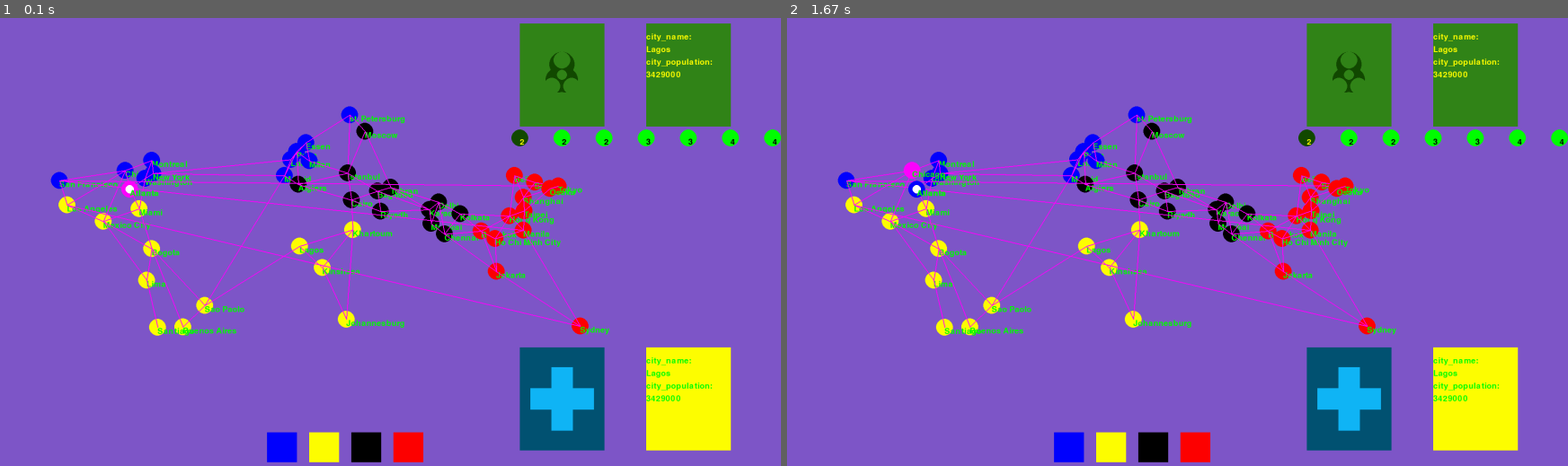
Above: before the commit, frames 1-2 (left to right).
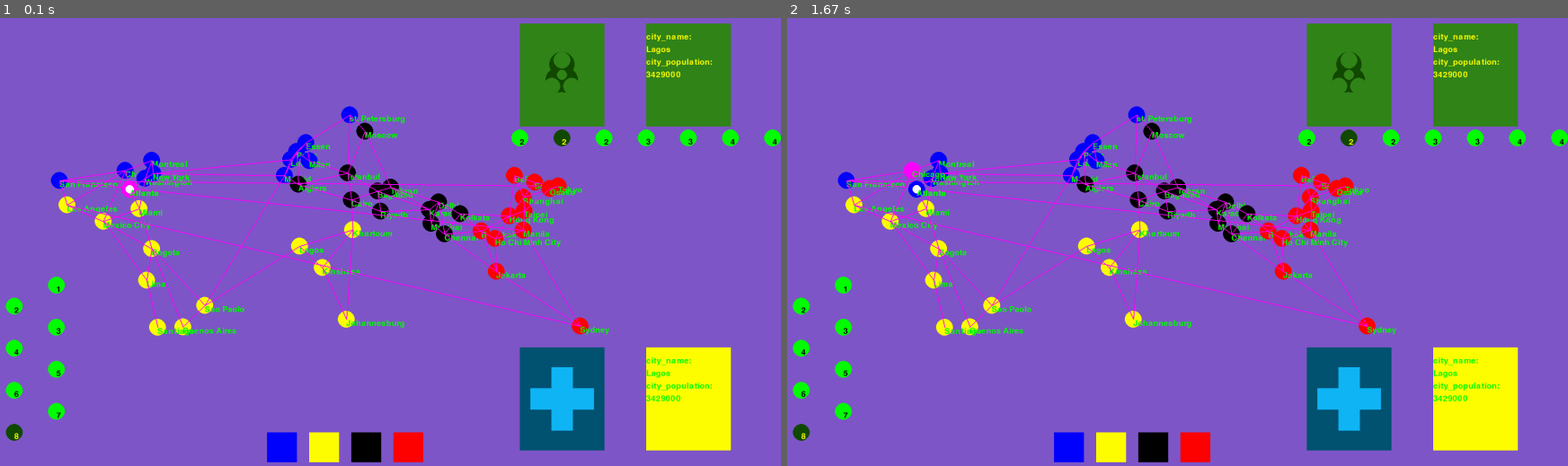
Above: after the commit, the same moments.

Repository: idonacmias/pandemic-pygame
Game: pygame game, started from display.py
The game is run twice, just before and just after one commit, with the same random seed, the same clock (stepped at 60 frames per second) and the same inputs.
Inputs (mouse positions are in pixels of both pictures, inside the frame that each line leads up to):
- Up to frame 1 (0.1 s): no input
- Up to frame 2 (1.67 s): click (911, 170) at 0.88 s

The runs differ from the first frame. In frame 1, 0.7% of the frame differs, in the area x 0-74%, y 24-95%; in frame 2, 0.7%.

Commit message:
generelize draw scales both infaction and outbreak

Diff:
--- a/card.py
+++ b/card.py
@@ -19,7 +19,6 @@
     b = (a[0], a[1] - radius)
     c = (a[0] + math.sqrt((3 * radius)), a[1]  + 0.5 * radius)
     d = (a[0] - math.sqrt((3 * radius)), a[1]  + 0.5 * radius)
-    print(f'a: {a}\nb: {b}\nc: {c}\nd: {d}\n')
 
     pygame.draw.circle(surface=screen, color=colors_palet[symbol_color], center=b , radius=1.2 * radius)
     pygame.draw.circle(surface=screen, color=colors_palet[symbol_color], center=c , radius=1.2 * radius)
--- a/constances.py
+++ b/constances.py
@@ -11,7 +11,7 @@
 
 
 INFACTION_SCALE_POSITIONS = [(1300, 300), (1400, 300), (1500, 300), (1600, 300), (1700, 300), (1800, 300), (1900, 300)]
-INFACTION_SCALE_NUMBERS = [2, 2, 2, 3, 3, 4, 4]
-INFACTION_SCALE = zip(INFACTION_SCALE_NUMBERS, INFACTION_SCALE_POSITIONS)
+INFACTION_SCALE_CUNTER = [2, 2, 2, 3, 3, 4, 4]
 
-CURE_POINT = [(700, 1000), (800, 1000), (900, 1000), (1000, 1000)]
+CURE_BAR_POINT = [(700, 1000), (800, 1000), (900, 1000), (1000, 1000)]
+OUTBREAK_BAR_POINTS = [(200, 650), (100, 700), (200, 750), (100, 800), (200, 850), (100, 900), (200, 950), (100, 1000)]
--- a/display.py
+++ b/display.py
@@ -38,8 +38,9 @@
     card.dispaly_front_infaction_card(screen, DISCARD_INFACTION_CARDS_POSITION, cities['Lagos'], font)
     card.display_back_players_card(screen, PLAYERS_CARDS_POSITION)
     card.dispaly_front_player_card(screen, DISCARD_PLAYERS_CARDS_POSITION, cities['Lagos'], font)
-    tokens.draw_infaction_scale(screen, font)
+    tokens.draw_infaction_scale(screen, font, 1)
     tokens.draw_medicen_bar(screen)
+    tokens.draw_outbreak_bar(screen, font, 7)
 
     FIRST_CITY = 'Atlanta'
     corent_city = cities[FIRST_CITY]
--- a/tokens.py
+++ b/tokens.py
@@ -1,29 +1,36 @@
 import pygame
 from color import colors_palet
 from card import draw_biohazerd
-from constances import INFACTION_SCALE, CURE_POINT
+from constances import INFACTION_SCALE_CUNTER, INFACTION_SCALE_POSITIONS, CURE_BAR_POINT, OUTBREAK_BAR_POINTS
 from Color import Color
 
-def draw_infaction_scale(screen, font, infaction_rate=0):
-    TEXT = 0
-    POINT = 1
-    for i, data in enumerate(INFACTION_SCALE):
-        if i == infaction_rate:
-            pygame.draw.circle(surface=screen, color=colors_palet['SICK_GREEN'], center=data[POINT] , radius=20)
+def draw_infaction_scale(screen, font, rate=0):
+    draw_bar(screen, font, INFACTION_SCALE_POSITIONS, INFACTION_SCALE_CUNTER, rate=rate)
 
-            text_render = font.render(str(data[TEXT]), True, colors_palet['YELLOW'])
-            screen.blit(text_render, data[POINT])
+def draw_outbreak_bar(screen, font, rate=0):
+    draw_bar(screen, font, OUTBREAK_BAR_POINTS, rate=rate)
 
+def draw_bar(screen, font, points, cunter=None, rate=0):
+    for i, point in enumerate(points):
+        if i == rate:
+            draw_bar_circle(screen, font, i, 'SICK_GREEN', 'YELLOW', point, cunter)
 
         else:
-            pygame.draw.circle(surface=screen, color=colors_palet['GREEN'], center=data[POINT] , radius=20)
+            draw_bar_circle(screen, font, i, 'GREEN', 'BLACK', point, cunter)
 
-            text_render = font.render(str(data[TEXT]), True, colors_palet['BLACK'])
-            screen.blit(text_render, data[POINT])
+def draw_bar_circle(screen, font, i, circle_color, font_color, point, cunter):
+    pygame.draw.circle(surface=screen, color=colors_palet[circle_color], center=point , radius=20)
+    if cunter:
+        text_render = font.render(str(cunter[i]), True, colors_palet[font_color])
+
+    else:
+        text_render = font.render(str(i + 1), True, colors_palet[font_color])
+
+    screen.blit(text_render, point)
 
 def draw_medicen_bar(screen, cure=[0,0,0,0]):
     colors = list(Color.__members__)
-    for color, point in enumerate(CURE_POINT):
+    for color, point in enumerate(CURE_BAR_POINT):
         a,b,c,d = point[0], point[1], point[1] + 70, point[0] + 70
         squer_point = [(a, b), (a, c), (d, c), (d, b)]
         pygame.draw.polygon(surface=screen, color=colors_palet[colors[color]], points=squer_point)
